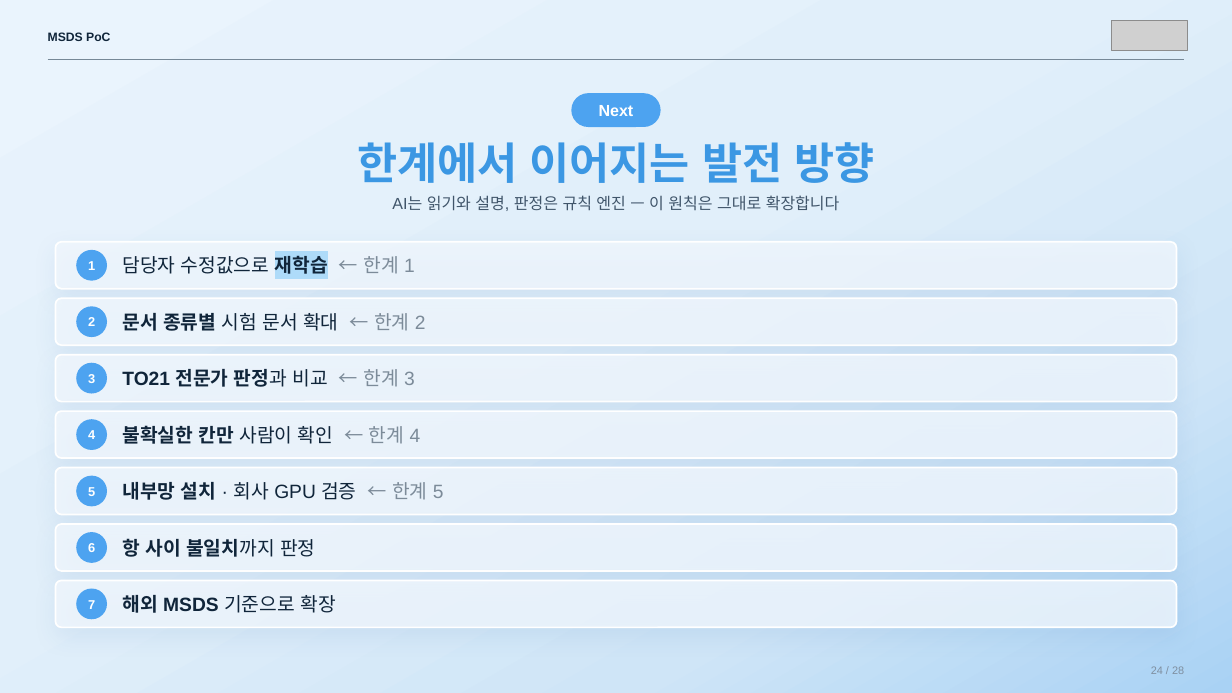
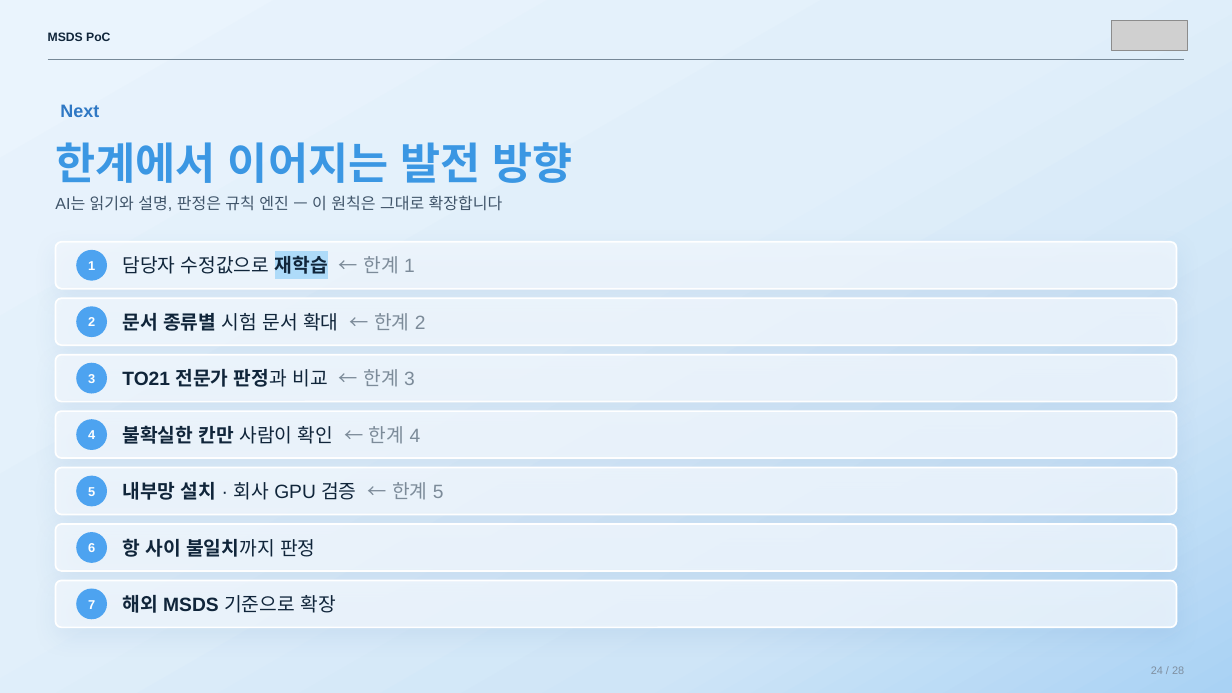
Before and after one commit to sunub/for-digital-divide, a slide deck: slide 24 of MSDS_PoC_flat.pptx. Drawn at 1232x693 pixels with LibreOffice and Linux fonts; fonts in the diff are those of the drawing; grey boxes stand for pictures. Boxes give left, top, right and bottom in pixels: in the first picture for what was removed or moved away, otherwise in the second. Text is boxed around its words. In the diff, an @@ line names an element or a change of style, - is before the commit and + after.

```diff
--- a/MSDS_PoC_flat.pptx
+++ b/MSDS_PoC_flat.pptx
@@ text "Next": place and size @@
-text "Next" at (571,93,661,128)
+text "Next" at (60,104,99,117)
@@ text "Next" at (60,104,99,117): size 12.5 to 14 pt, text colour #FFFFFF to #2F78C4; alignment centre to left; fill #4DA3F0 to none @@
@@ text "한계에서 이어지는 발전 방향": place and size @@
-text "한계에서 이어지는 발전 방향" at (357,142,875,183)
+text "한계에서 이어지는 발전 방향" at (55,142,573,183)
@@ text "한계에서 이어지는 발전 방향" at (55,142,573,183): alignment centre to left @@
@@ text "AI는 읽기와 설명, 판정은 규칙 ..." at (55,195,503,211): alignment centre to left @@
@@ text "AI는 읽기와 설명, 판정은 규칙 ...": place and size @@
-text "AI는 읽기와 설명, 판정은 규칙 ..." at (392,195,840,211)
+text "AI는 읽기와 설명, 판정은 규칙 ..." at (55,195,503,211)
```
Also in this commit, not shown: 24 other slides changed.
